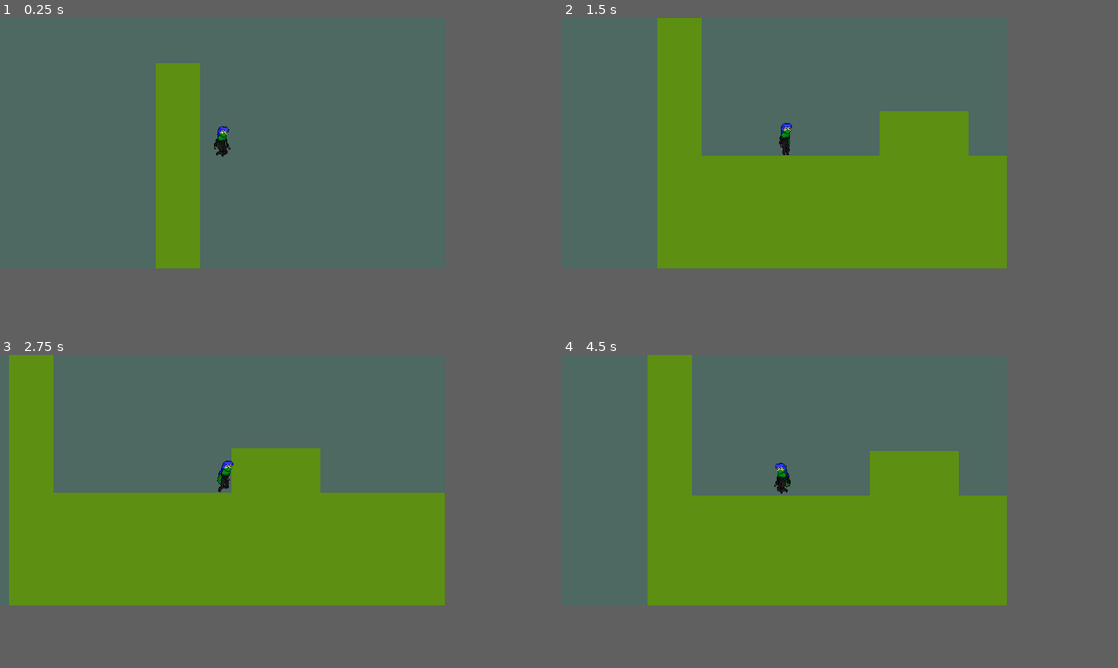
Above: before the commit, frames 1-4 (two rows, left to right).
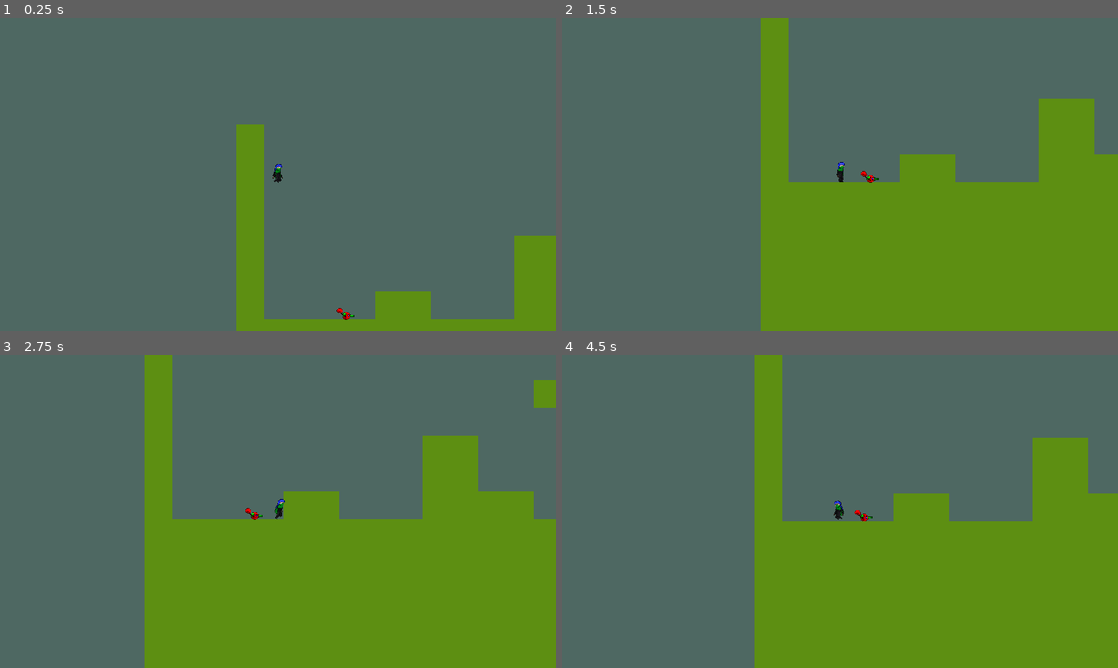
Above: after the commit, the same moments.

Repository: kwabsi/kwabsi.github.io
Game: Godot game, scene res://Test.tscn
Two runs of this game, one before a commit and one after it. Both use one fixed random seed, a clock stepped at 60 frames per second and the inputs below.
Inputs:
- Up to frame 1 (0.25 s): no input
- Up to frame 2 (1.5 s): hold D (mov_right) 0.53-1.28 s; tap Space (act_jump) at 0.77 s; hold S (mov_down) from 1.28 s (still down)
- Up to frame 3 (2.75 s): tap Space (act_jump) at 1.52 s; release S (mov_down) at 2.03 s; hold D (mov_right) from 2.03 s (still down)
- Up to frame 4 (4.5 s): release D (mov_right) at 2.78 s; hold W (mov_up) 2.78-3.53 s; tap Space (act_jump) at 3.02, 3.77 s; hold A (mov_left) from 3.53 s (still down)
In our replay, the window is 640x360 before the commit and 800x450 after it. These sizes can differ from the game's own. Grey fills any space a smaller window leaves; there, only what the larger window draws over its background counts as a difference.

The runs differ from the first frame. In frame 1, 14% of the frame differs, in the area x 28-100%, y 14-100%; in frame 2, 32%; in frame 3, 33%, in the area x 0-100%, y 0-100%; in frame 4, 32%.

Commit message:
Drop the project

Diff:
--- /dev/null
+++ b/tribal_exploration_platformer/MusicTest.tscn
@@ -0,0 +1,149 @@
+[gd_scene load_steps=6 format=2]
+
+[ext_resource path="res://assets/sprites/shapes/triangle64.png" type="Texture" id=1]
+
+[sub_resource type="GDScript" id=1]
+script/source = "extends Node2D
+
+export(Array, String, FILE) var musicFiles = []
+
+var index = 0
+var songArray = []
+
+func _ready():
+	for song in musicFiles:
+		songArray.append(MusicHandler.Song.new(song, 120))
+
+func _process(_delta):
+	if Input.is_action_just_pressed(\"mov_left\"):
+		MusicHandler.play(songArray[index], MusicHandler.MODE.SOLO)
+		index = (index + 1) % len(songArray)
+	if Input.is_action_just_pressed(\"mov_up\"):
+		MusicHandler.play(songArray[index], MusicHandler.MODE.FADE)
+		index = (index + 1) % len(songArray)
+	if Input.is_action_just_pressed(\"mov_down\"):
+		MusicHandler.play(songArray[index], MusicHandler.MODE.CROSSFADE)
+		index = (index + 1) % len(songArray)
+	if Input.is_action_just_pressed(\"mov_right\"):
+		MusicHandler.play(songArray[index], MusicHandler.MODE.OVERLAY)
+		index = (index + 1) % len(songArray)
+"
+
+[sub_resource type="GDScript" id=2]
+script/source = "extends Sprite
+
+export(String) var audioBusString = \"Music 1\"
+
+var busId = -1
+
+func _ready():
+	busId = AudioServer.get_bus_index(audioBusString)
+
+func _process(delta):
+	if busId >= 0:
+		var _volume = AudioServer.get_bus_volume_db(busId)
+		if _volume == 0:
+			self.position.y = 0
+		else:
+			self.position.y = (_volume / -80) * 100
+"
+
+[sub_resource type="GDScript" id=3]
+script/source = "extends Node2D
+
+
+func _ready():
+	MusicHandler.connect(\"bop\", self, \"_on_beat\")
+
+func _on_beat(beat):
+	match (beat + 1) % 4:
+		0:
+			$Particles_1.emitting = true
+		1:
+			$Particles_2.emitting = true
+		2:
+			$Particles_3.emitting = true
+		3:
+			$Particles_4.emitting = true
+"
+
+[sub_resource type="ParticlesMaterial" id=4]
+flag_disable_z = true
+spread = 180.0
+gravity = Vector3( 0, 0, 0 )
+initial_velocity = 50.0
+orbit_velocity = 0.0
+orbit_velocity_random = 0.0
+scale = 4.0
+scale_random = 0.5
+color = Color( 1, 0, 0, 1 )
+hue_variation = 1.0
+hue_variation_random = 1.0
+
+[node name="MusicTest" type="Node2D"]
+script = SubResource( 1 )
+musicFiles = [ "res://assets/music/test/Bass.ogg", "res://assets/music/test/Drums.ogg" ]
+
+[node name="Line2D" type="Line2D" parent="."]
+position = Vector2( 64, 64 )
+points = PoolVector2Array( 0, 0, 0, 100 )
+width = 2.0
+default_color = Color( 0, 0.529412, 1, 1 )
+
+[node name="Sprite" type="Sprite" parent="Line2D"]
+scale = Vector2( 0.2, 0.3 )
+texture = ExtResource( 1 )
+offset = Vector2( 0, 28 )
+script = SubResource( 2 )
+
+[node name="Line2D2" type="Line2D" parent="."]
+position = Vector2( 128, 64 )
+points = PoolVector2Array( 0, 0, 0, 100 )
+width = 2.0
+default_color = Color( 0, 0.529412, 1, 1 )
+
+[node name="Sprite" type="Sprite" parent="Line2D2"]
+scale = Vector2( 0.2, 0.3 )
+texture = ExtResource( 1 )
+offset = Vector2( 0, 28 )
+script = SubResource( 2 )
+audioBusString = "Music 2"
+
+[node name="Node2D" type="Node2D" parent="."]
+script = SubResource( 3 )
+
+[node name="Particles_1" type="Particles2D" parent="Node2D"]
+position = Vector2( 320, 128 )
+emitting = false
+amount = 64
+lifetime = 0.4
+one_shot = true
+explosiveness = 1.0
+process_material = SubResource( 4 )
+
+[node name="Particles_2" type="Particles2D" parent="Node2D"]
+position = Vector2( 384, 128 )
+emitting = false
+amount = 64
+lifetime = 0.4
+one_shot = true
+explosiveness = 1.0
+process_material = SubResource( 4 )
+
+[node name="Particles_3" type="Particles2D" parent="Node2D"]
+position = Vector2( 320, 192 )
+emitting = false
+amount = 64
+lifetime = 0.4
+one_shot = true
+explosiveness = 1.0
+process_material = SubResource( 4 )
+
+[node name="Particles_4" type="Particles2D" parent="Node2D"]
+position = Vector2( 384, 192 )
+emitting = false
+amount = 64
+lifetime = 0.4
+one_shot = true
+explosiveness = 1.0
+process_material = SubResource( 4 )
--- a/tribal_exploration_platformer/Test.tscn
+++ b/tribal_exploration_platformer/Test.tscn
@@ -1,7 +1,8 @@
-[gd_scene load_steps=14 format=2]
+[gd_scene load_steps=15 format=2]
 
 [ext_resource path="res://assets/sprites/shapes/square64.png" type="Texture" id=1]
 [ext_resource path="res://instances/player/Player.tscn" type="PackedScene" id=2]
+[ext_resource path="res://instances/summon/CargoBot.tscn" type="PackedScene" id=3]
 
 [sub_resource type="GDScript" id=1]
 script/source = "extends Node2D
@@ -129,7 +130,10 @@
 
 [node name="Sprite" type="Sprite" parent="."]
 self_modulate = Color( 0.309804, 0.411765, 0.388235, 1 )
-position = Vector2( 2747.12, 30.2533 )
+position = Vector2( 2747.2, 30.2533 )
 scale = Vector2( 99.1895, 25.909 )
 z_index = -4096
 texture = ExtResource( 1 )
+
+[node name="CargoBot" parent="." instance=ExtResource( 3 )]
+position = Vector2( 189.382, 372.44 )
--- a/tribal_exploration_platformer/classes/actor/StateMachine.gd
+++ b/tribal_exploration_platformer/classes/actor/StateMachine.gd
@@ -65,7 +65,7 @@
 	self.instance.add_child(self)
 
 class State:
-	var onEnter:FuncRef = null			# func(oldStateId or -1) -> GDScriptFunctionState or null
+	var onEnter:FuncRef = null		# func(oldStateId or -1) -> GDScriptFunctionState or null
 	var onProcess:FuncRef = null		# func(delta) -> null
 	var onExit:FuncRef = null			# func(nextStateId or -1) -> GDScriptFunctionState or null
 
--- /dev/null
+++ b/tribal_exploration_platformer/classes/actor/summon/Summon.gd
@@ -0,0 +1,5 @@
+extends Actor
+class_name Summon
+
+func _init():
+	self.stats = SummonStats.new()
--- /dev/null
+++ b/tribal_exploration_platformer/classes/actor/summon/SummonBehavior.gd
@@ -0,0 +1,25 @@
+extends Node
+class_name SummonBehavior
+
+var parent:Node2D = null
+
+func init(id, _parent):
+	self.parent = _parent
+	self.parent.connect("tree_entered", self, "_on_self_init", [id])
+
+func _on_enter(previousState):
+	pass
+
+func _on_process(delta):
+	pass
+
+# Called by Player
+func _on_trigger():
+	pass
+
+func _on_exit(nextState):
+	pass
+
+func _on_self_init(id):
+	self.parent.add_child(self)
+	self.parent.stateMachine.registerState(id, funcref(self, "_on_process"), funcref(self, "_on_enter"), funcref(self, "_on_exit"))
--- /dev/null
+++ b/tribal_exploration_platformer/classes/actor/summon/SummonSkeleton.gd
@@ -0,0 +1,9 @@
+extends Skeleton2D
+class_name SummonSkeleton
+
+func reset():
+	for _boneId in range(get_bone_count()):
+		get_bone(_boneId).apply_rest()
+
+func applyMaterial(_material:CanvasItemMaterial):
+	pass
--- /dev/null
+++ b/tribal_exploration_platformer/classes/actor/summon/SummonStateMachine.gd
@@ -0,0 +1,32 @@
+extends StateMachine
+class_name SummonStateMachine
+
+func _ready():
+	pass
+
+class State:
+	var transitions:Array
+	var behavior:Behavior
+
+class Transition:
+	var signalSource:Object
+	var signalName:String
+	var targetStateId:int
+	var events:Array = []
+
+class Event:
+	var ref:FuncRef
+	var args:Array = []
+
+	func call_func(arguments:Array = []):
+		return ref.call_funcv(args +  arguments)
+
+class Behavior:
+	var onEnter:Event
+	var onProcess:Event
+	var onExit:Event
+
+	func _init(_onProcess:Event = null, _onEnter:Event = null, _onExit:Event = null):
+		self.onEnter = _onEnter
+		self.onProcess = _onProcess
+		self.onExit = _onExit
--- /dev/null
+++ b/tribal_exploration_platformer/classes/actor/summon/SummonStats.gd
@@ -0,0 +1,11 @@
+extends ActorStats
+class_name SummonStats
+
+func _init():
+	self.physics = PhysicsProperties.new()
+	pass
+
+class PhysicsProperties extends ActorStats.PhysicsProperties:
+	var topSpeed:float = 128
+	var acceleration:float = 0.5
+	var jumpStrength:float = 160
--- /dev/null
+++ b/tribal_exploration_platformer/classes/singletons/MusicHandler.gd
@@ -0,0 +1,203 @@
+extends Node
+
+signal beat(beatNumber)	# Starting with 0
+signal bop(bopNumber)	# Starting with 0
+signal transition_start()
+signal transition_end()
+signal bpm_changed(newBPM)
+
+enum MODE {
+	SOLO,			# Current Music Stops abruptly; New Music immediately Starts
+	FADE,			# Current Music fades out, then new Music fades in
+	CROSSFADE,		# Current Music fades to New Music simultaneously
+	OVERLAY,		# Current Music is added to new Music
+}
+
+const FADE_TIME:float = 5.0
+const BEATS_PER_RESYNC:int = 1
+
+var musicCache:Cache = Cache.new(20)
+
+var audioBusses = [
+	AudioServer.get_bus_index("Music 1"),
+	AudioServer.get_bus_index("Music 2")
+]
+
+var audioStreamPlayerDict = {}
+
+var tweenDict = {}
+var callbackReferenceDict = {}		# Prevent References from being freed if still used in fades
+
+var tweenCallback = {}
+
+var currentAudioBusId:int = 0
+var currentBPM:int = 0 setget setBPM
+var currentBPB:int = 4			# Bops per Beat
+var beatNumber:int = 0	setget setBeat
+var bopNumber:int = 0	setget setBop
+var currentBopTime:float = 0
+
+func play(song:Song, mode:int = MODE.SOLO, effectTime:float = FADE_TIME):
+	var audioStream = musicCache.loadFromCache(song.resourcePath)
+	match mode:
+		MODE.SOLO:
+			_playSolo(audioStream, currentAudioBusId)
+		MODE.FADE:
+			_playFade(audioStream, effectTime)
+		MODE.CROSSFADE:
+			_playCrossFade(audioStream, effectTime)
+		MODE.OVERLAY:
+			_playOverlay(audioStream, currentAudioBusId)
+	self.currentBPM = song.bpm
+
+
+
+func _ready():
+	for audioBusId in audioBusses:
+		AudioServer.set_bus_volume_db(audioBusId, -80)
+		var tween = Tween.new()
+		tween.connect("tween_all_completed", self, "_on_tween_completed", [audioBusId])
+		add_child(tween)
+		tweenDict[audioBusId] = tween
+		callbackReferenceDict[audioBusId] = []
+	currentAudioBusId = audioBusses[0]
+
+func _process(delta):
+	if currentBPM > 0:
+		currentBopTime += delta
+		if currentBopTime >= ((currentBPM / 60.0) / currentBPB) - AudioServer.get_output_latency():
+			currentBopTime -= (currentBPM / 60.0) / currentBPB
+			self.bopNumber += 1
+
+func _playSolo(song:AudioStream, audioBusId:int = currentAudioBusId, startDB:int = 0):
+	AudioServer.set_bus_volume_db(audioBusId, startDB)
+	_createAudioStream(audioBusId, song)
+
+func _playOverlay(song:AudioStream, audioBusId:int = currentAudioBusId, startDB:int = 0):
+	AudioServer.set_bus_volume_db(audioBusId, startDB)
+	_createAudioStream(_getNextAudioBus(), song)
+
+func _playFade(song:AudioStream, effectTime:float = FADE_TIME):
+	var _fadeOutBusId = currentAudioBusId
+	var _fadeInBusId = _getNextAudioBus()
+	_switchCurrentAudioBus()
+	_playSolo(song, _fadeInBusId, -80)
+	_fadeOut(_fadeOutBusId, effectTime, Callback.new(funcref(self, "_fadeIn"), [_fadeInBusId, effectTime, Callback.new(funcref(self, "emit_signal"), ["transition_end"])]))
+
+func _playCrossFade(song:AudioStream, effectTime:float = FADE_TIME):
+	var _fadeOutBusId = currentAudioBusId
+	var _fadeInBusId = _getNextAudioBus()
+	_switchCurrentAudioBus()
+	emit_signal("transition_start")
+	_fadeOut(_fadeOutBusId, effectTime)
+	_playSolo(song, _fadeInBusId, -80)
+	_fadeIn(_fadeInBusId, effectTime, Callback.new(funcref(self, "emit_signal"), ["transition_end"]))
+
+func _fadeIn(audioBusId:int = currentAudioBusId, effectTime:float = FADE_TIME, callback:Callback = null):
+	_clearTween(audioBusId)
+	var method = Callback.new(funcref(AudioServer, "set_bus_volume_db"), [audioBusId])
+	callbackReferenceDict[audioBusId].append(method)
+	tweenDict[audioBusId].interpolate_method(method, "complete_func", AudioServer.get_bus_volume_db(audioBusId), 0, effectTime, Tween.TRANS_QUAD, Tween.EASE_OUT)
+	tweenDict[audioBusId].start()
+	setBop(0)
+	if callback != null:
+		tweenCallback[audioBusId] = callback
+
+func _fadeOut(audioBusId:int = currentAudioBusId, effectTime:float = FADE_TIME, callback:Callback = null):
+	_clearTween(audioBusId)
+	var method = Callback.new(funcref(AudioServer, "set_bus_volume_db"), [audioBusId])
+	callbackReferenceDict[audioBusId].append(method)
+	tweenDict[audioBusId].interpolate_method(method, "complete_func", AudioServer.get_bus_volume_db(audioBusId), -80, effectTime, Tween.TRANS_QUAD, Tween.EASE_IN)
+	tweenDict[audioBusId].start()
+	if callback != null:
+		tweenCallback[audioBusId] = callback
+
+func _resynchronize():
+	if audioStreamPlayerDict.has(currentAudioBusId):
+		var audioStreamPlayer = audioStreamPlayerDict.get(currentAudioBusId)
+		var currentTime = audioStreamPlayer.get_playback_position()
+		beatNumber = floor(currentTime / (currentBPM / 60.0))
+		bopNumber = floor((currentTime - (beatNumber * (currentBPM / 60.0))) / ((currentBPM / 60.0) / currentBPB))
+		currentBopTime = currentTime - (beatNumber * (currentBPM / 60.0)) - (bopNumber * ((currentBPM / 60.0) / currentBPB))
+
+func _clearTween(audioBusId:int):
+	if tweenCallback.has(audioBusId):
+		tweenCallback.erase(audioBusId)
+	tweenDict[audioBusId].stop_all()
+	tweenDict[audioBusId].remove_all()
+	callbackReferenceDict[audioBusId] = []
+
+func _getNextAudioBus():
+	if currentAudioBusId == audioBusses[0]: return audioBusses[1]
+	return audioBusses[0]
+
+func _switchCurrentAudioBus():
+	currentAudioBusId = _getNextAudioBus()
+
+func _createAudioStream(audioBusId:int, song:AudioStream):
+	var audioStreamPlayer = AudioStreamPlayer.new()
+	audioStreamPlayer.stream = song
+	audioStreamPlayer.bus = AudioServer.get_bus_name(audioBusId)
+	audioStreamPlayer.autoplay = true
+	add_child(audioStreamPlayer)
+	if audioStreamPlayerDict.has(audioBusId):
+		audioStreamPlayerDict.get(audioBusId).call_deferred("queue_free")
+	audioStreamPlayerDict[audioBusId] = audioStreamPlayer
+
+func _removeAudioStreams(audioBusId:int):
+	if audioStreamPlayerDict.has(audioBusId):
+		audioStreamPlayerDict.get(audioBusId).call_deferred("queue_free")
+		audioStreamPlayerDict.erase(audioBusId)
+
+func setBPM(_bpm:int):
+	currentBPM = _bpm
+	beatNumber = 0
+	currentBopTime = -1 * AudioServer.get_time_to_next_mix()
+	emit_signal("bpm_changed", currentBPM)
+
+func setBeat(_beat:int):
+	emit_signal("beat", self.beatNumber)
+	beatNumber = _beat
+	if beatNumber % BEATS_PER_RESYNC == 0:
+		_resynchronize()
+
+func setBop(_bop:int):
+	emit_signal("bop", self.bopNumber)
+	bopNumber = _bop
+	if bopNumber % currentBPB == 0:
+		bopNumber = 0
+		setBeat(self.beatNumber + 1)
+
+func _on_tween_completed(audioBusId):
+	if AudioServer.get_bus_volume_db(audioBusId) <= -60:
+		_removeAudioStreams(audioBusId)
+	if tweenCallback.get(audioBusId, null) != null:
+		tweenCallback.get(audioBusId).call_func()
+		tweenCallback.erase(audioBusId)
+	callbackReferenceDict[audioBusId] = []
+
+class Callback:
+	static func multi(callbacks:Array):
+		for callback in callbacks:
+			callback.call_func()
+
+	var ref:FuncRef
+	var args:Array
+
+	func _init(_ref, _args = []):
+		self.ref = _ref
+		self.args = _args
+
+	func call_func(additionalArgs:Array = []):
+		self.ref.call_funcv(self.args + additionalArgs)
+
+	func complete_func(additionalArg):
+		self.call_func([additionalArg])
+
+class Song:
+	var resourcePath:String
+	var bpm:int
+
+	func _init(_path:String, _bpm:int):
+		self.resourcePath = _path
+		self.bpm = _bpm
--- /dev/null
+++ b/tribal_exploration_platformer/default_bus_layout.tres
@@ -0,0 +1,32 @@
+[gd_resource type="AudioBusLayout" load_steps=2 format=2]
+
+[sub_resource type="AudioEffectSpectrumAnalyzer" id=1]
+resource_name = "SpectrumAnalyzer"
+
+[resource]
+bus/1/name = "Music Main"
+bus/1/solo = false
+bus/1/mute = false
+bus/1/bypass_fx = false
+bus/1/volume_db = 0.0
+bus/1/send = "Master"
+bus/1/effect/0/effect = SubResource( 1 )
+bus/1/effect/0/enabled = true
+bus/2/name = "Sound Main"
+bus/2/solo = false
+bus/2/mute = false
+bus/2/bypass_fx = false
+bus/2/volume_db = 0.0
+bus/2/send = "Master"
+bus/3/name = "Music 1"
+bus/3/solo = false
+bus/3/mute = false
+bus/3/bypass_fx = false
+bus/3/volume_db = 0.0
+bus/3/send = "Music Main"
+bus/4/name = "Music 2"
+bus/4/solo = false
+bus/4/mute = false
+bus/4/bypass_fx = false
+bus/4/volume_db = 0.0
+bus/4/send = "Music Main"
--- /dev/null
+++ b/tribal_exploration_platformer/instances/player/PolygonTest.tscn
@@ -0,0 +1,28 @@
+[gd_scene format=2]
+
+[node name="Node2D" type="Node2D"]
+
+[node name="Hip" type="Polygon2D" parent="."]
+color = Color( 0.262745, 0.47451, 0.164706, 1 )
+polygon = PoolVector2Array( -8, 24, 8, 24, 0, 4 )
+
+[node name="Head" type="Polygon2D" parent="."]
+color = Color( 0.662745, 0.643137, 0.101961, 1 )
+polygon = PoolVector2Array( 0, -10, -8, -24, 8, -24 )
+
+[node name="EarLeft" type="Polygon2D" parent="."]
+color = Color( 0.662745, 0.643137, 0.101961, 1 )
+polygon = PoolVector2Array( -8, -26, -2, -26, -6, -36 )
+
+[node name="EarRight" type="Polygon2D" parent="."]
+color = Color( 0.662745, 0.643137, 0.101961, 1 )
+polygon = PoolVector2Array( 8, -26, 2, -26, 6, -36 )
+
+[node name="Torso" type="Polygon2D" parent="."]
+color = Color( 0, 0.345098, 0.12549, 1 )
+polygon = PoolVector2Array( -10, -8, 10, -8, 0, 16 )
+
+[node name="UpperArm" type="Polygon2D" parent="."]
+position = Vector2( 0, -0.0356483 )
+color = Color( 0.262745, 0.47451, 0.164706, 1 )
+polygon = PoolVector2Array( -11, -8, -7.5, 0, -13.9178, 24.812 )
--- /dev/null
+++ b/tribal_exploration_platformer/instances/summon/CargoBot.tscn
@@ -0,0 +1,144 @@
+[gd_scene load_steps=16 format=2]
+
+[ext_resource path="res://classes/actor/summon/Summon.gd" type="Script" id=1]
+[ext_resource path="res://assets/sprites/creatures/summons/cargo_bot/cargo_bot_body.png" type="Texture" id=2]
+[ext_resource path="res://assets/sprites/creatures/summons/cargo_bot/cargo_bot_cargo_shute.png" type="Texture" id=3]
+[ext_resource path="res://classes/actor/summon/SummonSkeleton.gd" type="Script" id=4]
+[ext_resource path="res://assets/sprites/creatures/summons/cargo_bot/cargo_bot_claw_connector.png" type="Texture" id=5]
+[ext_resource path="res://assets/sprites/creatures/summons/cargo_bot/cargo_bot_cargo_claw_upper.png" type="Texture" id=6]
+[ext_resource path="res://assets/sprites/creatures/summons/cargo_bot/cargo_bot_cargo_claw_lower.png" type="Texture" id=7]
+[ext_resource path="res://assets/sprites/creatures/summons/cargo_bot/cargo_bot_cargo_eyebrow_upper.png" type="Texture" id=8]
+[ext_resource path="res://assets/sprites/creatures/summons/cargo_bot/cargo_bot_cargo_eyebrow_lower.png" type="Texture" id=9]
+[ext_resource path="res://assets/sprites/creatures/summons/cargo_bot/cargo_bot_cargo_eye.png" type="Texture" id=10]
+[ext_resource path="res://assets/sprites/creatures/summons/cargo_bot/cargo_bot_cargo_sucker_lower.png" type="Texture" id=11]
+[ext_resource path="res://assets/sprites/creatures/summons/cargo_bot/cargo_bot_cargo_sucker_upper.png" type="Texture" id=12]
+
+[sub_resource type="CircleShape2D" id=1]
+radius = 8.0
+
+[sub_resource type="GDScript" id=2]
+script/source = "extends Bone2D
+
+func _process(_delta):
+	$Line2D.points[1] = $Claw.position
+"
+
+[sub_resource type="GDScript" id=3]
+script/source = "extends Bone2D
+
+func _process(_delta):
+	$Line2D.points[0] = $Upper.position
+	$Line2D.points[1] = $Lower.position
+"
+
+[node name="CargoBot" type="KinematicBody2D"]
+collision_layer = 8
+script = ExtResource( 1 )
+
+[node name="CollisionShape2D" type="CollisionShape2D" parent="."]
+position = Vector2( 0.0310249, -0.0310259 )
+shape = SubResource( 1 )
+
+[node name="Skeleton2D" type="Skeleton2D" parent="."]
+script = ExtResource( 4 )
+
+[node name="Body" type="Bone2D" parent="Skeleton2D"]
+rest = Transform2D( 1, 0, 0, 1, 0, 0 )
+default_length = 8.0
+
+[node name="Sprite" type="Sprite" parent="Skeleton2D/Body"]
+texture = ExtResource( 2 )
+
+[node name="Shute" type="Bone2D" parent="Skeleton2D/Body"]
+rotation = -1.5708
+rest = Transform2D( -4.37114e-08, -1, 1, -4.37114e-08, 0, 0 )
+default_length = 8.0
+
+[node name="Sprite" type="Sprite" parent="Skeleton2D/Body/Shute"]
+rotation = 1.5708
+z_index = -1
+texture = ExtResource( 3 )
+offset = Vector2( -3.2, -1 )
+
+[node name="Arm" type="Bone2D" parent="Skeleton2D/Body"]
+position = Vector2( -3.5, 0.961672 )
+rest = Transform2D( 1, 0, 0, 1, -3.5, 0.961672 )
+default_length = 8.0
+script = SubResource( 2 )
+
+[node name="Line2D" type="Line2D" parent="Skeleton2D/Body/Arm"]
+points = PoolVector2Array( 0, 0, 2, 0 )
+width = 2.0
+texture = ExtResource( 5 )
+texture_mode = 2
+begin_cap_mode = 1
+
+[node name="Claw" type="Bone2D" parent="Skeleton2D/Body/Arm"]
+position = Vector2( -16.1222, -12.01 )
+rest = Transform2D( 1, 0, 0, 1, -7.32058, 4.86761 )
+
+[node name="Upper" type="Bone2D" parent="Skeleton2D/Body/Arm/Claw"]
+position = Vector2( 0, -0.0383282 )
+z_index = 1
+rest = Transform2D( 1, 0, 0, 1, 0, -0.0383282 )
+default_length = 8.0
+
+[node name="Sprite" type="Sprite" parent="Skeleton2D/Body/Arm/Claw/Upper"]
+texture = ExtResource( 6 )
+offset = Vector2( 4, -1 )
+
+[node name="Lower" type="Bone2D" parent="Skeleton2D/Body/Arm/Claw"]
+rest = Transform2D( 1, 0, 0, 1, 0, 0 )
+default_length = 4.0
+
+[node name="Sprite" type="Sprite" parent="Skeleton2D/Body/Arm/Claw/Lower"]
+texture = ExtResource( 7 )
+offset = Vector2( 3, 1.5 )
+
+[node name="Eye" type="Bone2D" parent="Skeleton2D/Body"]
+position = Vector2( 4.7, 0 )
+rest = Transform2D( 1, 0, 0, 1, 4.7, 0 )
+default_length = 1.0
+script = SubResource( 3 )
+
+[node name="Line2D" type="Line2D" parent="Skeleton2D/Body/Eye"]
+points = PoolVector2Array( 0, -2.5, 0, 2.5 )
+width = 2.0
+default_color = Color( 1, 1, 1, 1 )
+texture = ExtResource( 10 )
+texture_mode = 2
+
+[node name="Upper" type="Bone2D" parent="Skeleton2D/Body/Eye"]
+position = Vector2( 0, -2.5 )
+rest = Transform2D( 1, 0, 0, 1, 0, -2.5 )
+default_length = 1.0
+
+[node name="Sprite" type="Sprite" parent="Skeleton2D/Body/Eye/Upper"]
+texture = ExtResource( 8 )
+
+[node name="Lower" type="Bone2D" parent="Skeleton2D/Body/Eye"]
+position = Vector2( 0, 2.5 )
+rest = Transform2D( 1, 0, 0, 1, 0, 2.5 )
+default_length = 1.0
+
+[node name="Sprite" type="Sprite" parent="Skeleton2D/Body/Eye/Lower"]
+texture = ExtResource( 9 )
+
+[node name="Sucker" type="Bone2D" parent="Skeleton2D/Body"]
+z_index = -2
+rest = Transform2D( 1, 0, 0, 1, 0, 0 )
+default_length = 8.0
+
+[node name="Sprite" type="Sprite" parent="Skeleton2D/Body/Sucker"]
+texture = ExtResource( 11 )
+offset = Vector2( 4, 0 )
+
+[node name="SuckerExtention" type="Bone2D" parent="Skeleton2D/Body/Sucker"]
+position = Vector2( 6, 0 )
+z_index = -1
+rest = Transform2D( 1, 0, 0, 1, 6, 0 )
+default_length = 12.0
+
+[node name="Sprite" type="Sprite" parent="Skeleton2D/Body/Sucker/SuckerExtention"]
+texture = ExtResource( 12 )
+offset = Vector2( 6, 0 )
--- a/tribal_exploration_platformer/project.godot
+++ b/tribal_exploration_platformer/project.godot
@@ -58,6 +58,31 @@
 "class": "StateMachine",
 "language": "GDScript",
 "path": "res://classes/actor/StateMachine.gd"
+}, {
+"base": "Actor",
+"class": "Summon",
+"language": "GDScript",
+"path": "res://classes/actor/summon/Summon.gd"
+}, {
+"base": "Node",
+"class": "SummonBehavior",
+"language": "GDScript",
+"path": "res://classes/actor/summon/SummonBehavior.gd"
+}, {
+"base": "Skeleton2D",
+"class": "SummonSkeleton",
+"language": "GDScript",
+"path": "res://classes/actor/summon/SummonSkeleton.gd"
+}, {
+"base": "StateMachine",
+"class": "SummonStateMachine",
+"language": "GDScript",
+"path": "res://classes/actor/summon/SummonStateMachine.gd"
+}, {
+"base": "ActorStats",
+"class": "SummonStats",
+"language": "GDScript",
+"path": "res://classes/actor/summon/SummonStats.gd"
 }, {
 "base": "JSONNode",
 "class": "Weapon",
@@ -75,6 +100,11 @@
 "Player": "",
 "PlayerStats": "",
 "StateMachine": "",
+"Summon": "",
+"SummonBehavior": "",
+"SummonSkeleton": "",
+"SummonStateMachine": "",
+"SummonStats": "",
 "Weapon": ""
 }
 
@@ -88,6 +118,7 @@
 
 CONSTANTS="*res://classes/singletons/Constants.gd"
 InputExt="*res://classes/singletons/ExtendedInput.gd"
+MusicHandler="*res://classes/singletons/MusicHandler.gd"
 
 [debug]
 
@@ -98,8 +129,8 @@
 
 [display]
 
-window/size/width=640
-window/size/height=360
+window/size/width=1280
+window/size/height=720
 window/stretch/mode="2d"
 window/stretch/aspect="keep"
 
@@ -226,7 +257,8 @@
 2d_physics/layer_1="Solid"
 2d_physics/layer_2="Actor"
 2d_physics/layer_3="Player"
-2d_physics/layer_4="Enemy"
+2d_physics/layer_4="Summon"
+2d_physics/layer_5="Enemy"
 2d_physics/layer_8="GameObject"
 
 [physics]
Not shown, added: tribal_exploration_platformer/assets/music/test/Bass.ogg.import
Not shown, added: tribal_exploration_platformer/assets/music/test/Drums.ogg.import
Binary file added: tribal_exploration_platformer/assets/sprites/creatures/summons/cargo_bot/cargo_bot.aseprite
Binary file added: tribal_exploration_platformer/assets/sprites/creatures/summons/cargo_bot/cargo_bot_body.png
Not shown, added: tribal_exploration_platformer/assets/sprites/creatures/summons/cargo_bot/cargo_bot_body.png.import
Binary file added: tribal_exploration_platformer/assets/sprites/creatures/summons/cargo_bot/cargo_bot_cargo_claw_lower.png
Not shown, added: tribal_exploration_platformer/assets/sprites/creatures/summons/cargo_bot/cargo_bot_cargo_claw_lower.png.import
Binary file added: tribal_exploration_platformer/assets/sprites/creatures/summons/cargo_bot/cargo_bot_cargo_claw_upper.png
Not shown, added: tribal_exploration_platformer/assets/sprites/creatures/summons/cargo_bot/cargo_bot_cargo_claw_upper.png.import
Binary file added: tribal_exploration_platformer/assets/sprites/creatures/summons/cargo_bot/cargo_bot_cargo_eye.png
Not shown, added: tribal_exploration_platformer/assets/sprites/creatures/summons/cargo_bot/cargo_bot_cargo_eye.png.import
Binary file added: tribal_exploration_platformer/assets/sprites/creatures/summons/cargo_bot/cargo_bot_cargo_eyebrow_lower.png
(and 15 more such lines)
